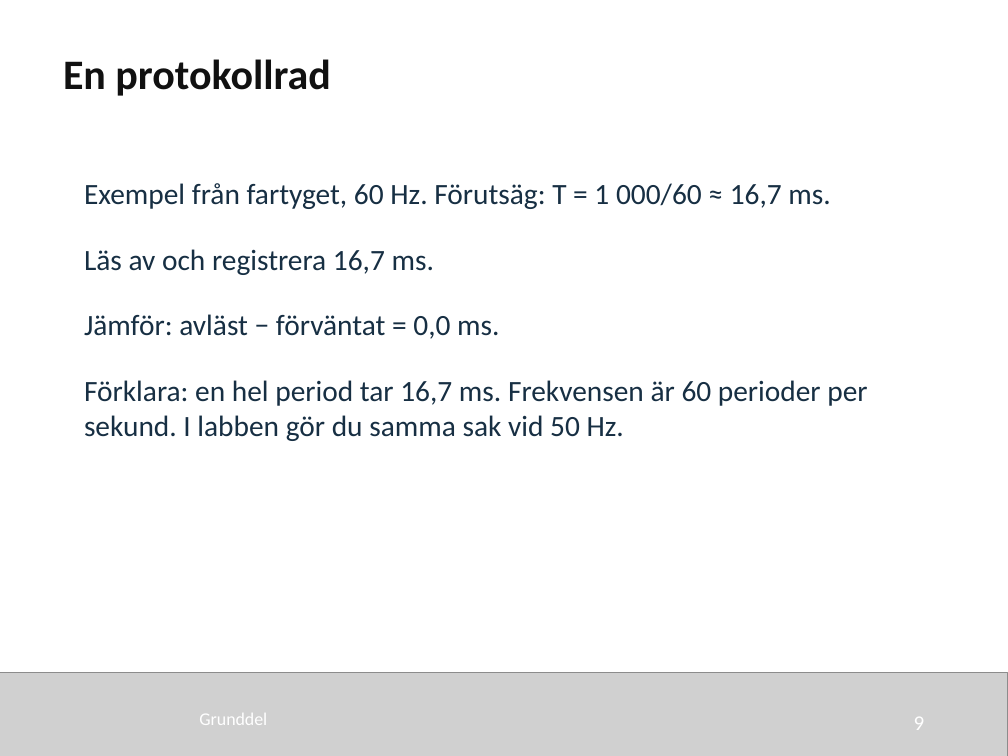
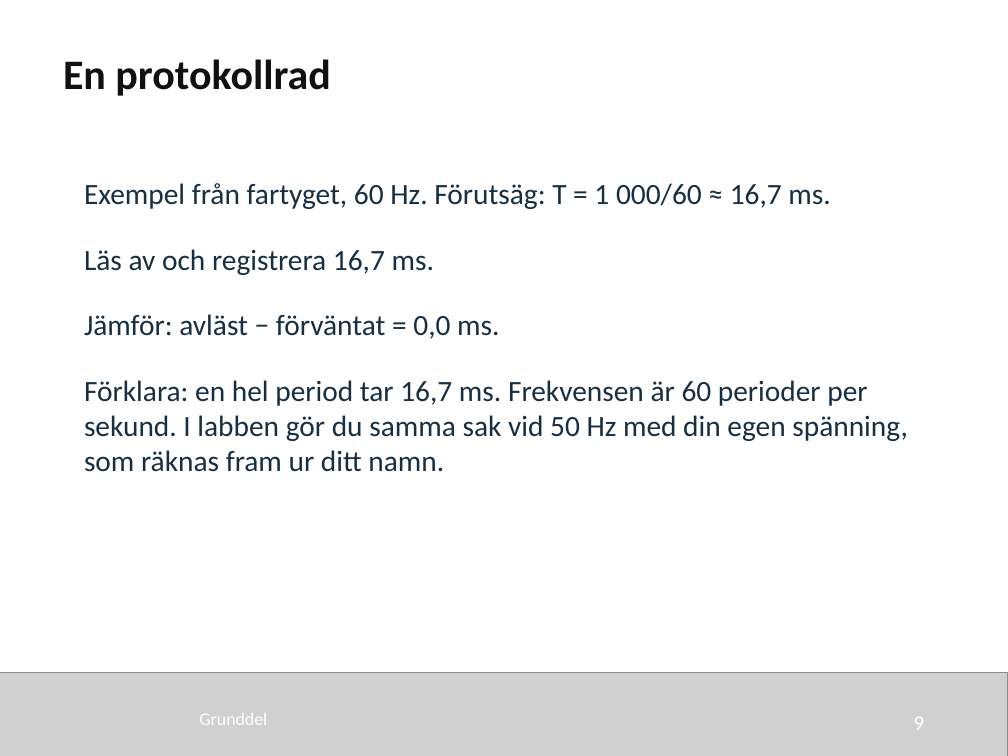
Before and after one commit to nj22az/nj22az.github.io, a slide deck: slide 9 of sjoskolan/vecka-40/aktuell/v40_01_Sinusformad_vaxelspanning_elev.pptx. Drawn at 1008x756 pixels with LibreOffice and Linux fonts; fonts in the diff are those of the drawing; grey boxes stand for pictures. Boxes give left, top, right and bottom in pixels: in the first picture for what was removed or moved away, otherwise in the second. Text is boxed around its words. In the diff, an @@ line names an element or a change of style, - is before the commit and + after.

```diff
--- a/sjoskolan/vecka-40/aktuell/v40_01_Sinusformad_vaxelspanning_elev.pptx
+++ b/sjoskolan/vecka-40/aktuell/v40_01_Sinusformad_vaxelspanning_elev.pptx
@@ text at [84, 380, 908, 472]: text changed @@
-Förklara: en hel period tar 16,7 ms. Frekvensen är 60 perioder per sekund. I labben gör du samma sak vid 50 Hz.
+Förklara: en hel period tar 16,7 ms. Frekvensen är 60 perioder per sekund. I labben gör du samma sak vid 50 Hz med din egen spänning, som räknas fram ur ditt namn.
```
Also in this commit, not shown: 1 other slide changed, 32 other files.
